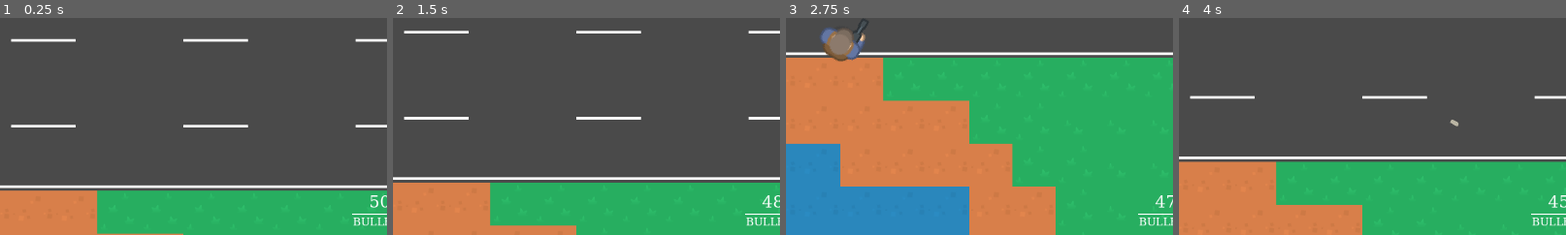
Above: before the commit, frames 1-4 (left to right).
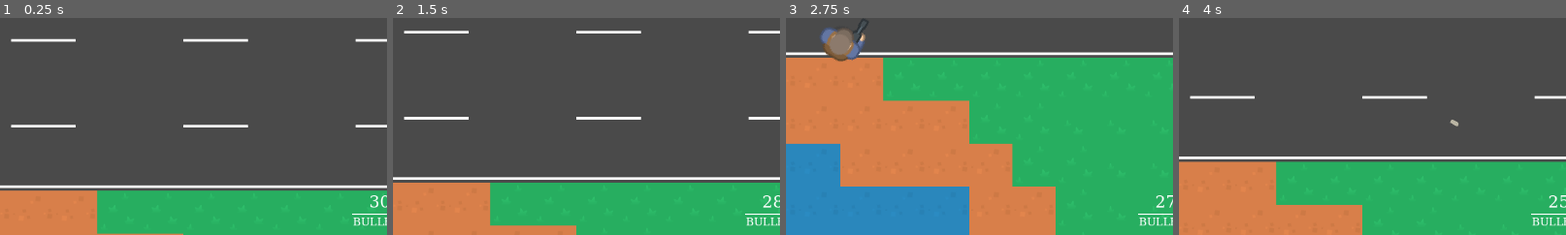
Above: after the commit, the same moments.

Repository: CelsoLidio/ShooterTopView-Godot
Game: Godot game, scene res://Source/Maps/GameplayRoot.tscn
Two runs of this game, one before a commit and one after it. Both use one fixed random seed, a clock stepped at 60 frames per second and the inputs below.
Inputs (mouse positions are % of the whole screen's width and height, from its top left):
- Up to frame 1 (0.25 s): no input
- Up to frame 2 (1.5 s): tap Enter at 0.5 s; move the mouse to (72, 45) at 0.52 s; hold D (MoveRight) 0.53-1.28 s; click (72, 45) at 0.6 s; move the mouse to (30, 55) at 1.27 s; hold S (MoveDown) from 1.28 s (still down); click (30, 55) at 1.35 s
- Up to frame 3 (2.75 s): move the mouse to (60, 28) at 2.02 s; release S (MoveDown) at 2.03 s; hold D (MoveRight) from 2.03 s (still down); click (60, 28) at 2.1 s
- Up to frame 4 (4 s): move the mouse to (45, 70) at 2.77 s; release D (MoveRight) at 2.78 s; hold W (MoveUp) 2.78-3.53 s; click (45, 70) at 2.85 s; move the mouse to (80, 65) at 3.52 s; hold A (MoveLeft) from 3.53 s (still down); click (80, 65) at 3.6 s
The pictures show only the part of the screen within x 43-93%, y 50-100%; the shares and areas given below are measured in that part.

The runs differ from the first frame. In frame 1, less than 0.1% of the frame differs, in the area x 95-98%, y 81-88%; in frame 2, 0.1%; in frame 3, 0.1%; in frame 4, 0.1%.

Commit message:
Ajustes no assault rifle

Diff:
--- a/Source/Objects/Tileset/TileMap.tscn
+++ b/Source/Objects/Tileset/TileMap.tscn
@@ -27,6 +27,5 @@
 script = ExtResource("1_5041t")
 
 [node name="NavigationRegion2D" type="NavigationRegion2D" parent="."]
-visible = false
 navigation_polygon = SubResource("NavigationPolygon_5wxkm")
 navigation_layers = 3
--- a/Source/Objects/Weapons/WeaponPlayer.gd
+++ b/Source/Objects/Weapons/WeaponPlayer.gd
@@ -10,6 +10,7 @@
 
 var timerShooting : float = 0.0
 var isShooting : bool = false
+
 var currentBullets : int = 0 :
 	set(newCurrentBullet):
 		currentBullets = newCurrentBullet
@@ -29,7 +30,6 @@
 
 	timerShooting = propWeapon.cooldownShoot
 	currentBullets = propWeapon.countBullet
-
 
 
 
--- a/Source/Resources/Weapons/AssaultRifle.tres
+++ b/Source/Resources/Weapons/AssaultRifle.tres
@@ -6,8 +6,8 @@
 
 [resource]
 script = ExtResource("1_lvk6e")
-countBullet = 50
+countBullet = 30
 reloadingTime = 3.7
-cooldownShoot = 0.08
+cooldownShoot = 0.1
 bulletScene = ExtResource("1_pqmk5")
 SpritePlayer = ExtResource("1_8nbd8")
